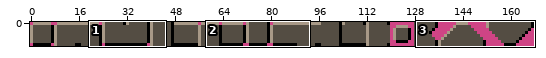
Sprite sheet, stored at Assets/Walls.png. Above, an overview of the earlier version with the close-up marked.
Close-up. Before the edit:
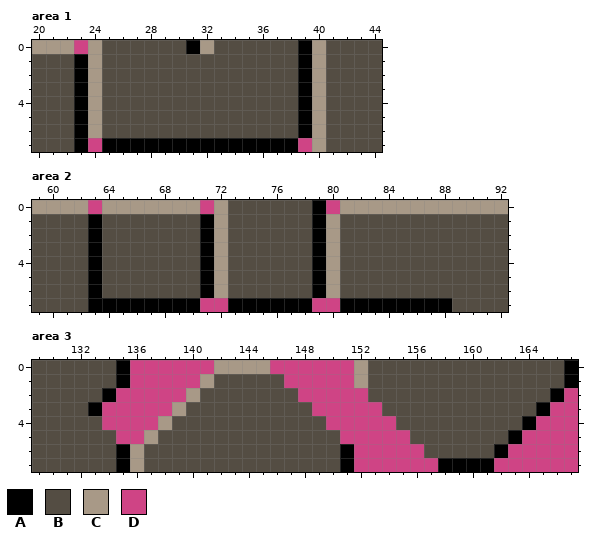
The file is 168x8 pixels. Shown: area 1: x 20..44, y 0..7; area 2: x 59..92, y 0..7; area 3: x 129..167, y 0..7. The commit also changed other parts of the picture, which this record leaves out.
Palette (. is transparent): A #000000  B #544d43  C #a89987  D #cf4485
And afterwards:
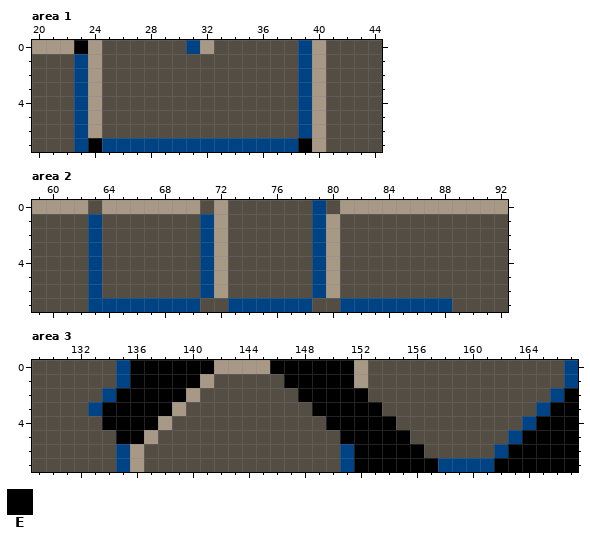
Colours new in this view: E #000000
What changed:
colour A: #000000 -> #004385
Area 1:
y 0: x 23 D -> E
y 7: x 24 D -> E; x 39 D -> E
Area 2:
y 0: x 63 D -> B; x 71 D -> B; x 80 D -> B
y 7: x 71..72 DD -> BB; x 79..80 DD -> BB
Area 3:
y 0: x 136..141 DDDDDD -> EEEEEE; x 146..151 DDDDDD -> EEEEEE
y 1: x 136..140 DDDDD -> EEEEE; x 147..151 DDDDD -> EEEEE
y 2: x 135..139 DDDDD -> EEEEE; x 148..152 DDDDD -> EEEEE; x 167 D -> E
y 3: x 134..138 DDDDD -> EEEEE; x 149..153 DDDDD -> EEEEE; x 166..167 DD -> EE
y 4: x 134..137 DDDD -> EEEE; x 150..154 DDDDD -> EEEEE; x 165..167 DDD -> EEE
y 5: x 135..136 DD -> EE; x 151..155 DDDDD -> EEEEE; x 164..167 DDDD -> EEEE
y 6: x 152..156 DDDDD -> EEEEE; x 163..167 DDDDD -> EEEEE
y 7: x 152..157 DDDDDD -> EEEEEE; x 162..167 DDDDDD -> EEEEEE
Where, in picture pixels (left, top, right, bottom), the same in both close-ups:
changed: (74, 40, 312, 152)
changed: (88, 200, 452, 312)
changed: (88, 360, 578, 472)
